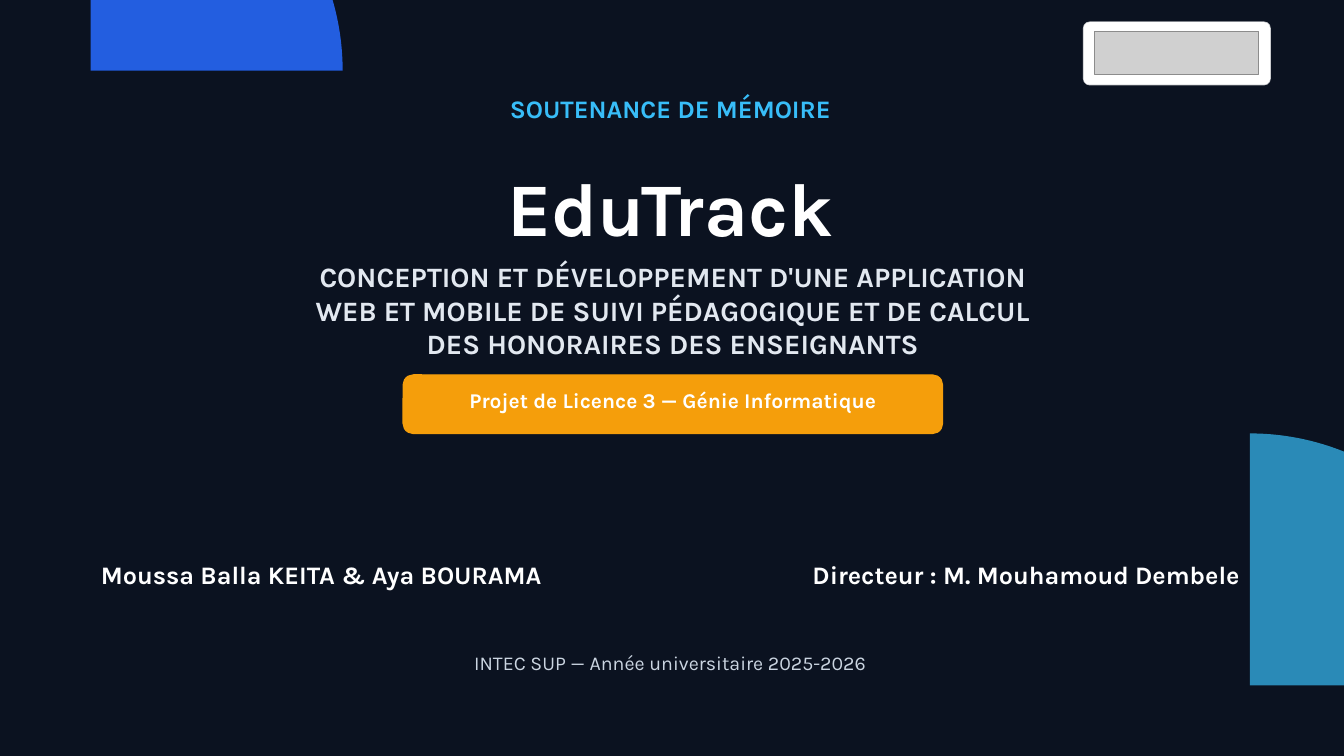
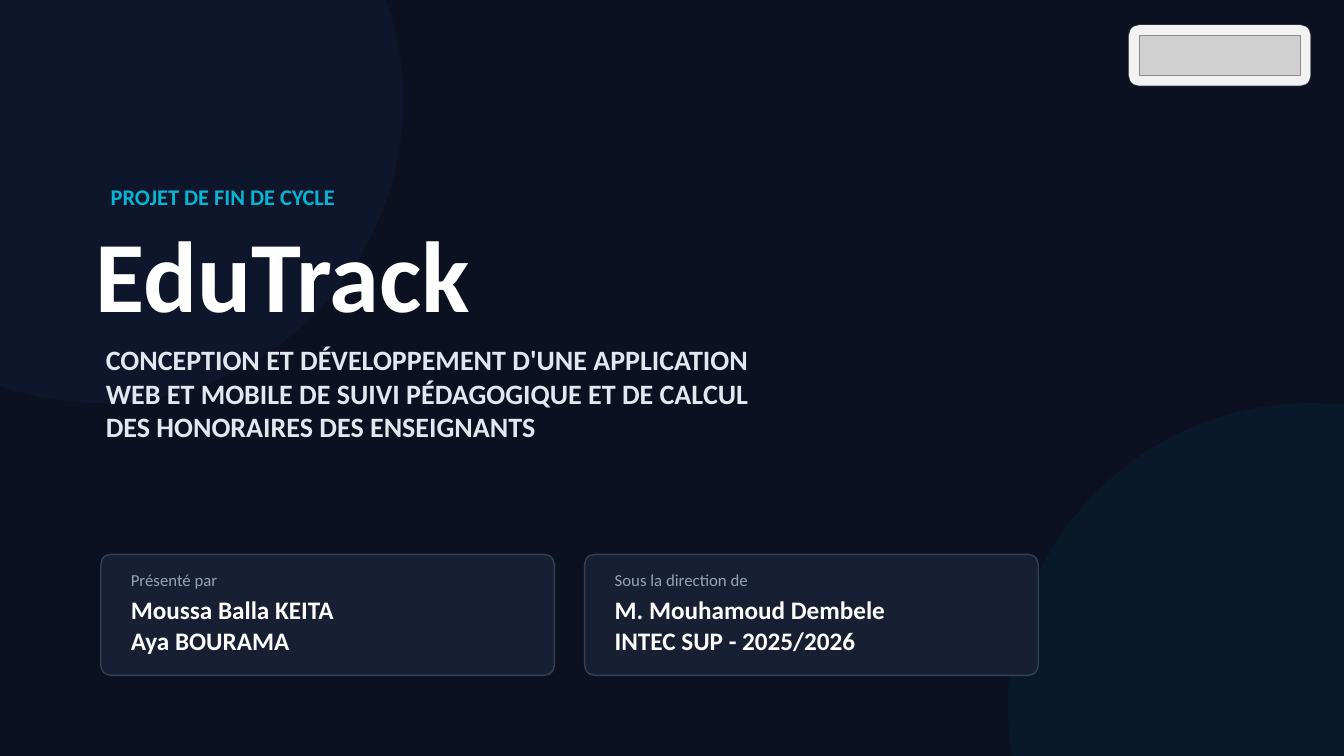
Before and after one commit to moussa7006/suivi-pedagogique-system, a slide deck: slide 2 of MEMOIRE/Presentation_EduTrack_soutenance2.pptx (slide 1 before the commit). Drawn at 1344x756 pixels with LibreOffice and Linux fonts; fonts in the diff are those of the drawing; grey boxes stand for pictures. Boxes give left, top, right and bottom in pixels: in the first picture for what was removed or moved away, otherwise in the second. Text is boxed around its words. In the diff, an @@ line names an element or a change of style, - is before the commit and + after.

Commit message:
Application Edutrack v2

```diff
--- a/MEMOIRE/Presentation_EduTrack_soutenance2.pptx
+++ b/MEMOIRE/Presentation_EduTrack_soutenance2.pptx
@@ background #0B1220 to #0B1121 @@
@@ arc (boxed as its full ellipse) removed at [0, 0, 343, 323] @@
@@ ellipse added at [0, 0, 403, 403], fill #3B82F6 at 5% opacity @@
@@ rounded rectangle: place and size @@
-rounded rectangle at [1084, 22, 1270, 85]
+rounded rectangle at [1129, 25, 1311, 86]
@@ rounded rectangle at [1129, 25, 1311, 86]: fill #FFFFFF to #FFFFFF at 95% opacity; proportions changed @@
@@ picture: place and size @@
-picture at [1095, 31, 1259, 75]
+picture at [1139, 35, 1301, 76]
@@ text removed at [510, 95, 831, 119] @@
-SOUTENANCE DE MÉMOIRE
@@ text added at [111, 190, 335, 205], 16 pt, text #06B6D4, bold @@
+PROJET DE FIN DE CYCLE
@@ text "EduTrack": place and size @@
-text "EduTrack" at [507, 184, 833, 237]
+text "EduTrack" at [96, 241, 470, 313]
@@ text "EduTrack" at [96, 241, 470, 313]: size 54 to 72 pt, font Karla to Calibri; alignment centre to left @@
@@ text "CONCEPTION ET DÉVELOPPEMENT D'UNE APPLICATION": place and size @@
-text "CONCEPTION ET DÉVELOPPEMENT D'UNE APPLICATION" at [316, 262, 1029, 355]
+text "CONCEPTION ET DÉVELOPPEMENT D'UNE APPLICATION" at [106, 347, 748, 437]
@@ text "CONCEPTION ET DÉVELOPPEMENT D'UNE APPLICATION" at [106, 347, 748, 437]: font Karla to Calibri; alignment centre to left @@
@@ rounded rectangle removed at [403, 375, 943, 434] @@
@@ text removed at [469, 391, 876, 414] @@
-Projet de Licence 3 — Génie Informatique
@@ ellipse added at [1008, 403, 1344, 756], fill #06B6D4 at 5% opacity @@
@@ arc (boxed as its full ellipse) removed at [998, 434, 1344, 756] @@
@@ rounded rectangle added at [101, 555, 555, 676], fill #172033, outline #334155 1 pt @@
@@ rounded rectangle added at [585, 555, 1038, 676], fill #172033, outline #334155 1 pt @@
@@ text removed at [812, 566, 1239, 585] @@
-Directeur : M. Mouhamoud Dembele
@@ text added at [131, 574, 218, 589], 12 pt, text #94A3B8 @@
+Présenté par
@@ text added at [615, 574, 748, 586], 12 pt, text #94A3B8 @@
+Sous la direction de
@@ text at [131, 601, 333, 654]: text changed; font Karla to Calibri @@
-Moussa Balla KEITA & Aya BOURAMA
+Moussa Balla KEITA
+Aya BOURAMA
@@ text at [615, 601, 885, 651]: text changed; size 14 to 18 pt; font Karla to Calibri; text colour #CBD5E1 to #FFFFFF; bold on @@
-INTEC SUP — Année universitaire 2025-2026
+M. Mouhamoud Dembele
+INTEC SUP - 2025/2026
```
Also in this commit, not shown: 3 other slides changed, 7 slides added, 6 slides removed, 2 other files.
